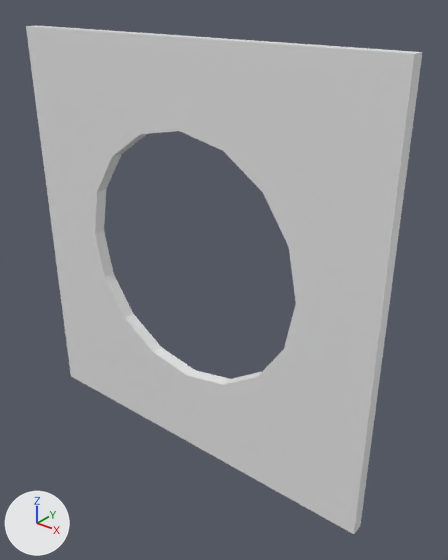
A saved change to the Blender file Assets/Meshes/Wall.blend.
One viewpoint serves both versions: a 50 mm lens placed at (3.25, -8.1, 8.84), pointed at (-3.4, 0.23, 3.68). The lights are fixed; the arrows at lower left show +X, +Y and +Z. Materials are left out; every surface is plain grey.

Script lines for the objects in view, before the commit:
```python
me_lod_a_wall = bpy.data.meshes.new('LOD_A_Wall')
me_lod_a_wall.from_pydata(...)  # 12 vertices, 10 faces; spans x -4.0..0.0, y -0.25..0.0, z -0.25..4.0
me_lod_a_wall.materials.append(mat_material)
me_lod_a_wall_8x8_circle_window = bpy.data.meshes.new('LOD_A_Wall_8x8_Circle_Window')
me_lod_a_wall_8x8_circle_window.from_pydata(...)  # 44 vertices, 28 faces; spans x -8.0..0.0, y -0.25..0.0, z -0.25..8.0
ob_lod_a_wall = bpy.data.objects.new('LOD_A_Wall', me_lod_a_wall)
ob_lod_a_wall.location = (0.0, 0.0, 0.0)
ob_lod_a_wall.hide_set(True)
ob_lod_a_wall_8x8_circle_window = bpy.data.objects.new('LOD_A_Wall_8x8_Circle_Window', me_lod_a_wall_8x8_circle_window)
ob_lod_a_wall_8x8_circle_window.location = (0.0, 0.0, 0.0)
```
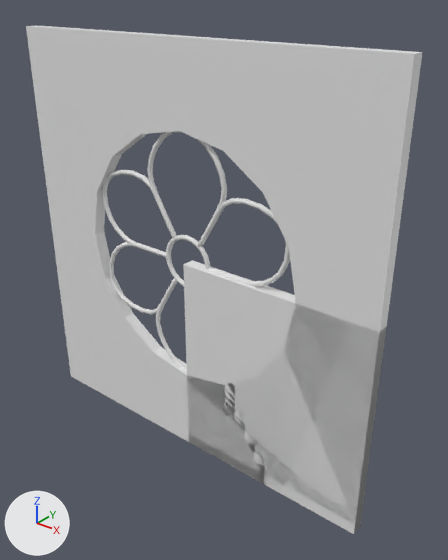
What changed in the scene script:
```text
Change me_lod_a_wall_8x8_circle_window:
    used by ob_lod_a_wall_8x8_circle_window; location = (0.0, 0.0, 0.0)
    remove me_lod_a_wall_8x8_circle_window.from_pydata(...)  # 44 vertices, 28 faces; spans x -8.0..0.0, y -0.25..0.0, z -0.25..8.0
    add me_lod_a_wall_8x8_circle_window.from_pydata(...)  # 1056 vertices, 1036 faces; spans x -8.0..0.0, y -0.25..0.0, z -0.25..8.0
    me_lod_a_wall_8x8_circle_window part 1: a new loose piece of 860 vertices spanning x -6.28..-1.72, y -0.18..-0.07, z 1.45..6.55
    me_lod_a_wall_8x8_circle_window part 2: a new loose piece of 152 vertices spanning x -4.54..-3.46, y -0.18..-0.07, z 3.46..4.54
    me_lod_a_wall_8x8_circle_window part 3: the surface is now shaded smooth
Change ob_lod_a_wall:
    remove ob_lod_a_wall.hide_set(True)
```

Changed parts and their boxes [x1, y1, x2, y2] in the pictures (448 x 560 px):
'LOD_A_Wall', shown: after [183, 260, 387, 527]
part 1 of me_lod_a_wall_8x8_circle_window, added: after [102, 131, 290, 372]
part 2 of me_lod_a_wall_8x8_circle_window, added: after [166, 235, 210, 286]
